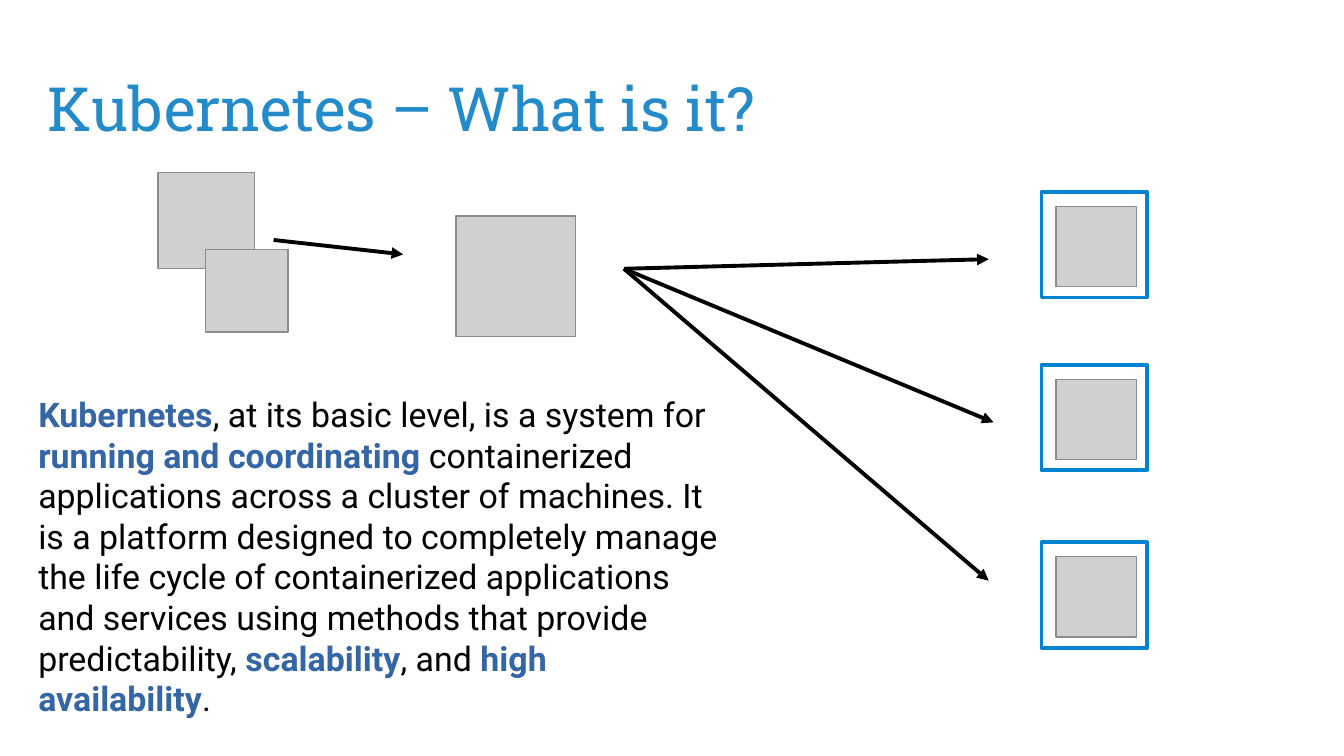
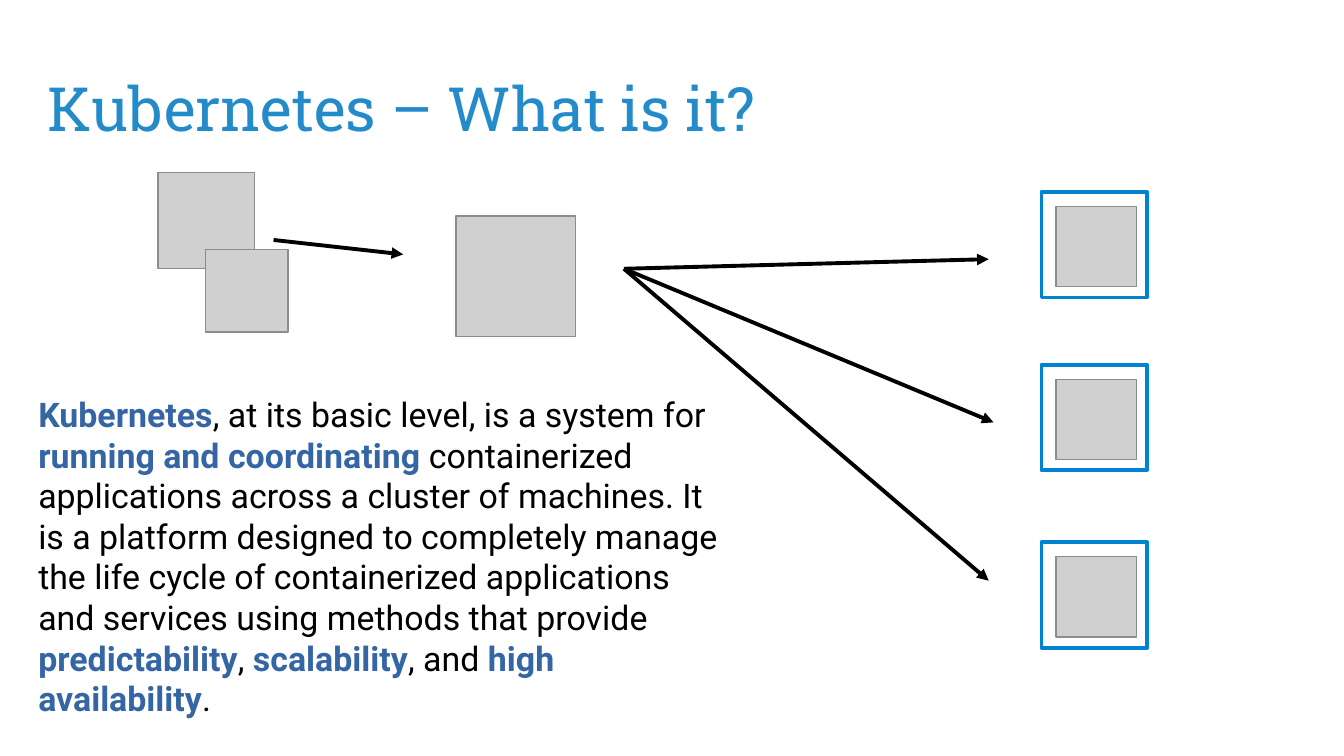
Before and after one commit to puzzle/kubernetes-techlab, a slide deck: slide 5 of presentation/introduction.odp. Drawn at 1344x756 pixels with LibreOffice and Linux fonts; fonts in the diff are those of the drawing; grey boxes stand for pictures. Boxes give left, top, right and bottom in pixels: in the first picture for what was removed or moved away, otherwise in the second. Text is boxed around its words. In the diff, an @@ line names an element or a change of style, - is before the commit and + after.

```diff
--- a/presentation/introduction.odp
+++ b/presentation/introduction.odp
@@ text "Kubernetes, at its basic level, ..." at (x1=38, y1=401, x2=717, y2=718): text colour #000000 to #3465A4, bold on in "predictability," @@
```
Also in this commit, not shown: 3 other slides changed, 3 other files.
